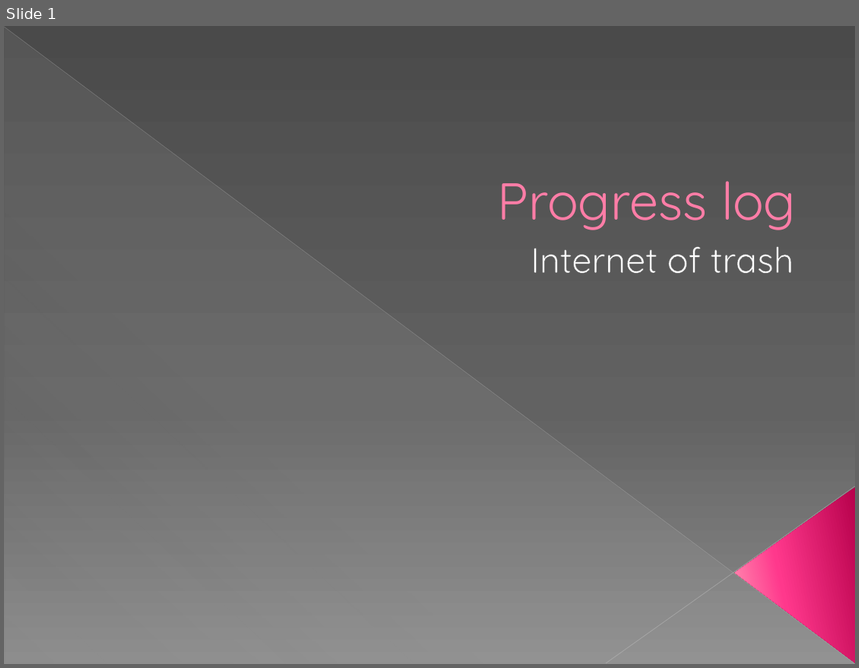
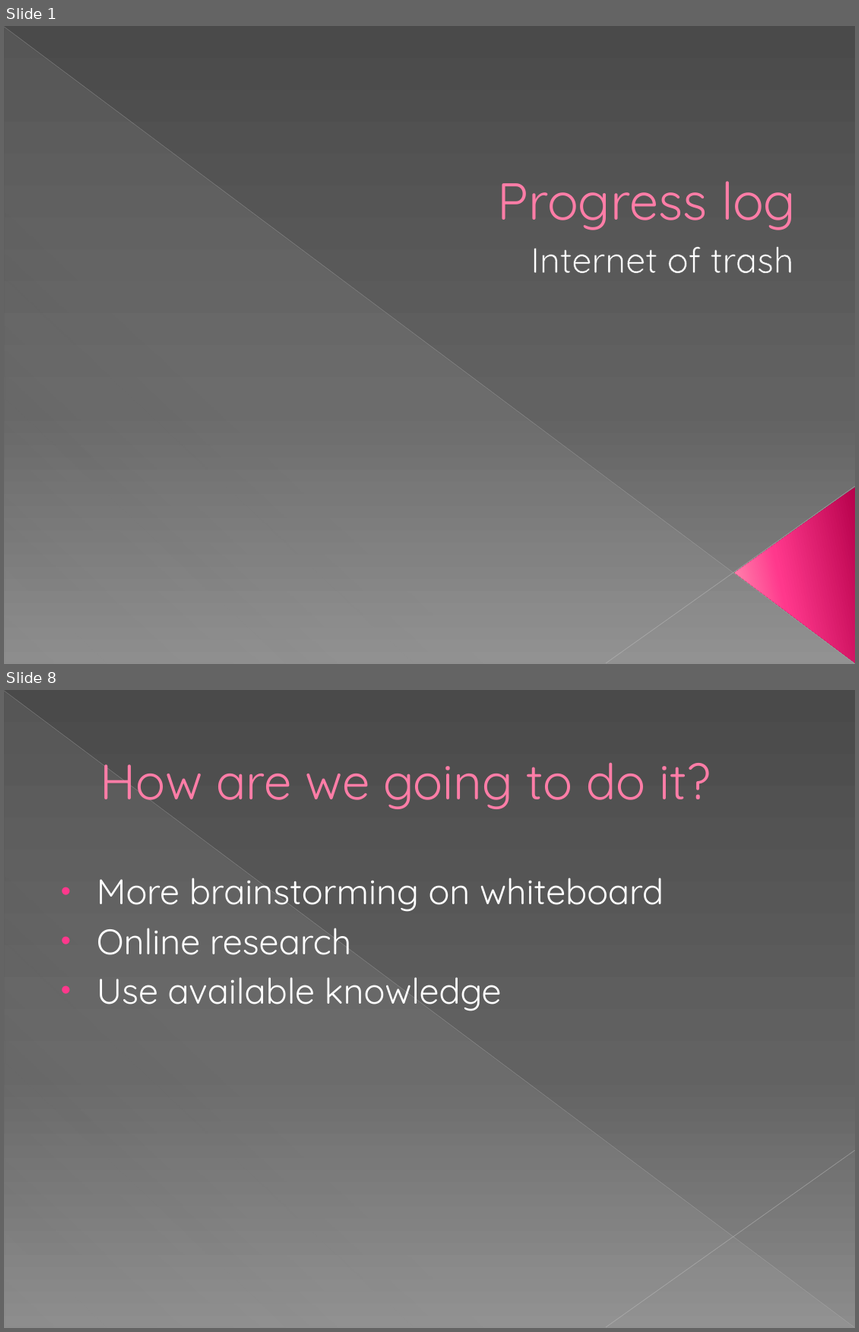
Before and after one commit to rickvanosch/InternetOfTrash, a slide deck: presentations/progress_log.pptx. Shown one above the other, each under a label of ours: slide 1 before the commit, slides 1 and 8 after it; the slides between them are not shown. The pictures are 859x668 and 859x1332 pixels, drawn with LibreOffice and Linux fonts; fonts in the diff are those of the drawing. Boxes give left, top, right and bottom in pixels: in the first picture for what was removed or moved away, otherwise in the second. Text is boxed around its words. In the diff, an @@ line names an element or a change of style, - is before the commit and + after.

```diff
--- a/presentations/progress_log.pptx
+++ b/presentations/progress_log.pptx
@@ slide 8 added at bbox=[4, 690, 855, 1328], background gradient #4A4A4A to #626262 to #8C8C8C; not listed: 3 template elements that a slide beside it also shows @@
@@ title added at bbox=[100, 762, 712, 809], 42 pt, text #FF7DA7 @@
+How are we going to do it?
@@ text added at bbox=[97, 878, 664, 1011], 30 pt, text #FFFFFF @@
+• More brainstorming on whiteboard
+• Online research
+• Use available knowledge
```
Also in this commit, not shown: 5 slides changed, 1 other slide added, 5 slides removed.
